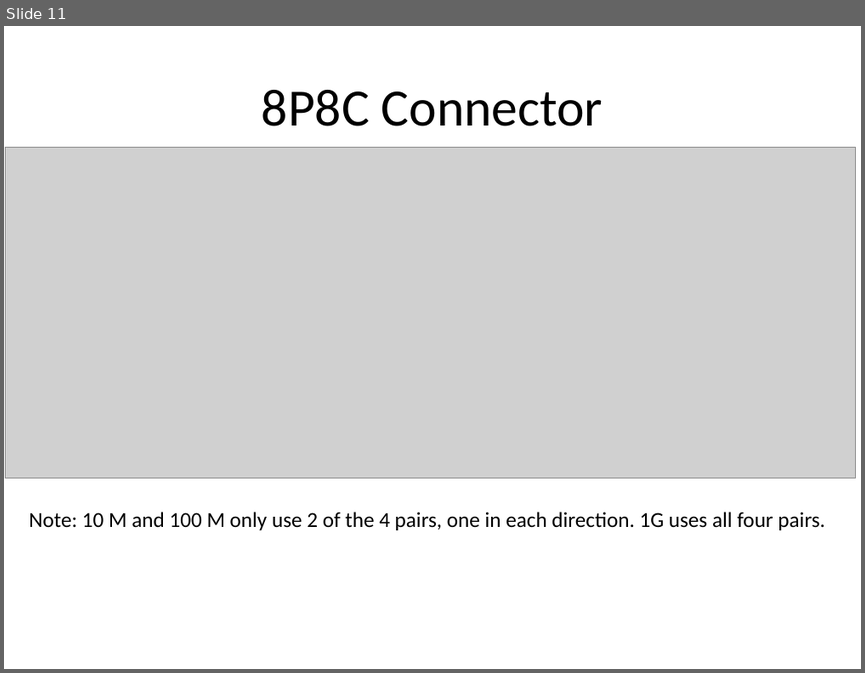
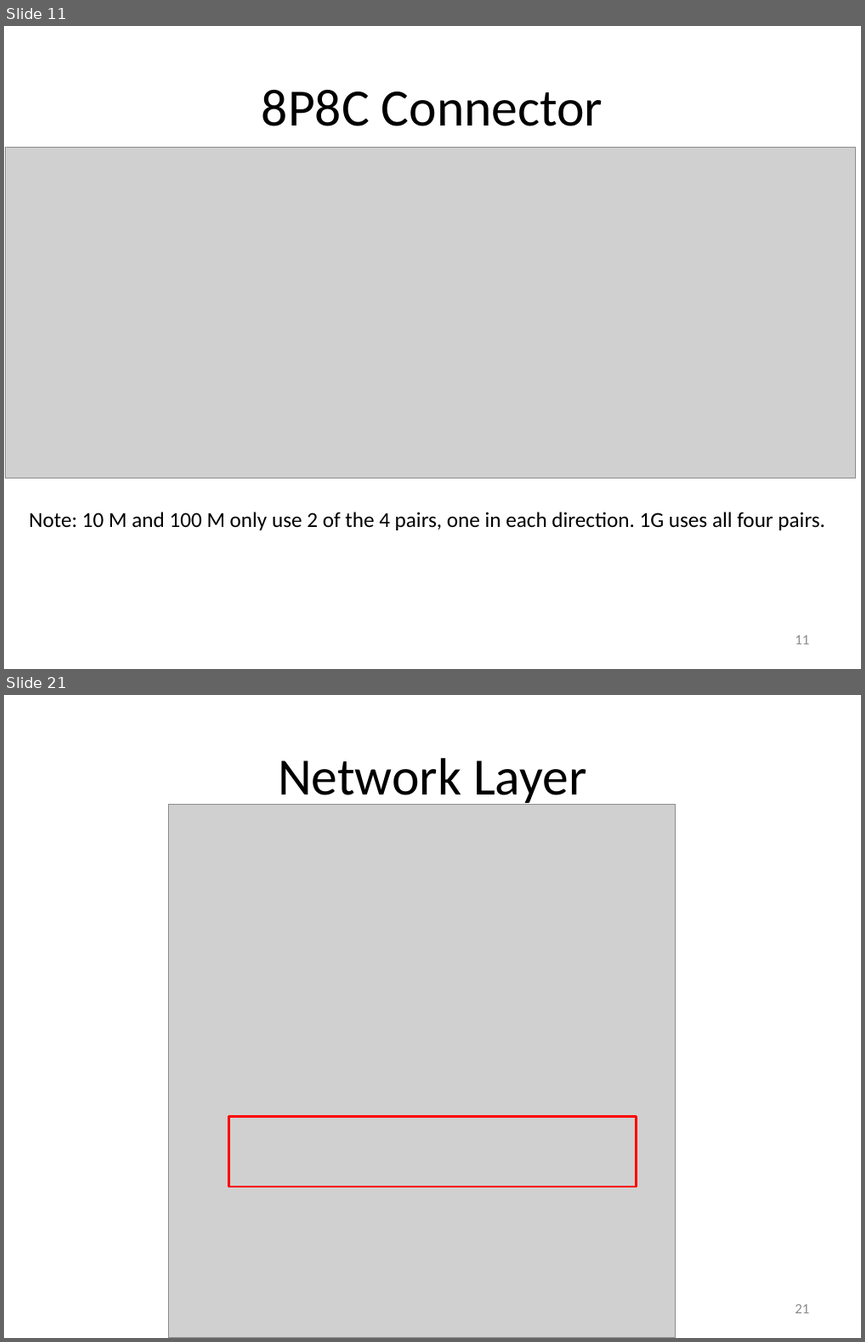
Before and after one commit to carlosgj/FRC-Training, a slide deck: Networking Basics.pptx. Shown one above the other, each under a label of ours: slide 11 before the commit, slides 11 and 21 after it; the slides between them are not shown. The pictures are 865x673 and 865x1342 pixels, drawn with LibreOffice and Linux fonts; fonts in the diff are those of the drawing; grey boxes stand for pictures. Boxes give left, top, right and bottom in pixels: in the first picture for what was removed or moved away, otherwise in the second. Text is boxed around its words. In the diff, an @@ line names an element or a change of style, - is before the commit and + after.

```diff
--- a/Networking Basics.pptx
+++ b/Networking Basics.pptx
@@ slide 21 added at bbox=[4, 695, 861, 1338], background #FFFFFF @@
@@ title added at bbox=[278, 758, 586, 807], 44 pt, text #000000 @@
+Network Layer
@@ picture added at bbox=[169, 804, 676, 1338] @@
@@ rectangle added at bbox=[228, 1117, 636, 1187], outline #FF0000 2 pt @@
@@ page number added at bbox=[794, 1304, 809, 1313], 12 pt, text #8C8C8C @@
+21
@@ slide 11 changed as well @@
@@ page number added at bbox=[794, 635, 809, 644], 12 pt, text #8C8C8C @@
+11
```
Also in this commit, not shown: 10 other slides changed, 48 other slides added.
